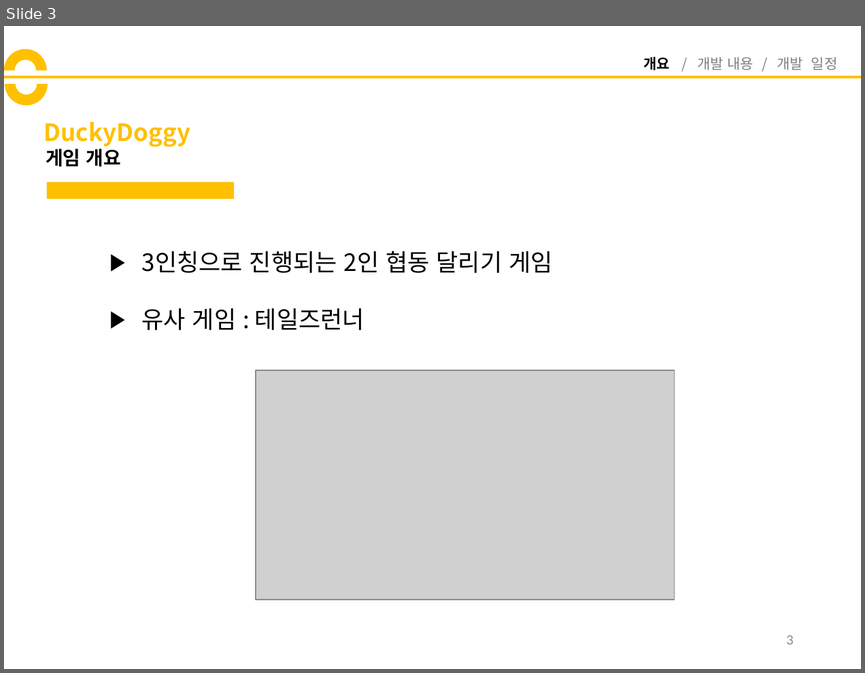
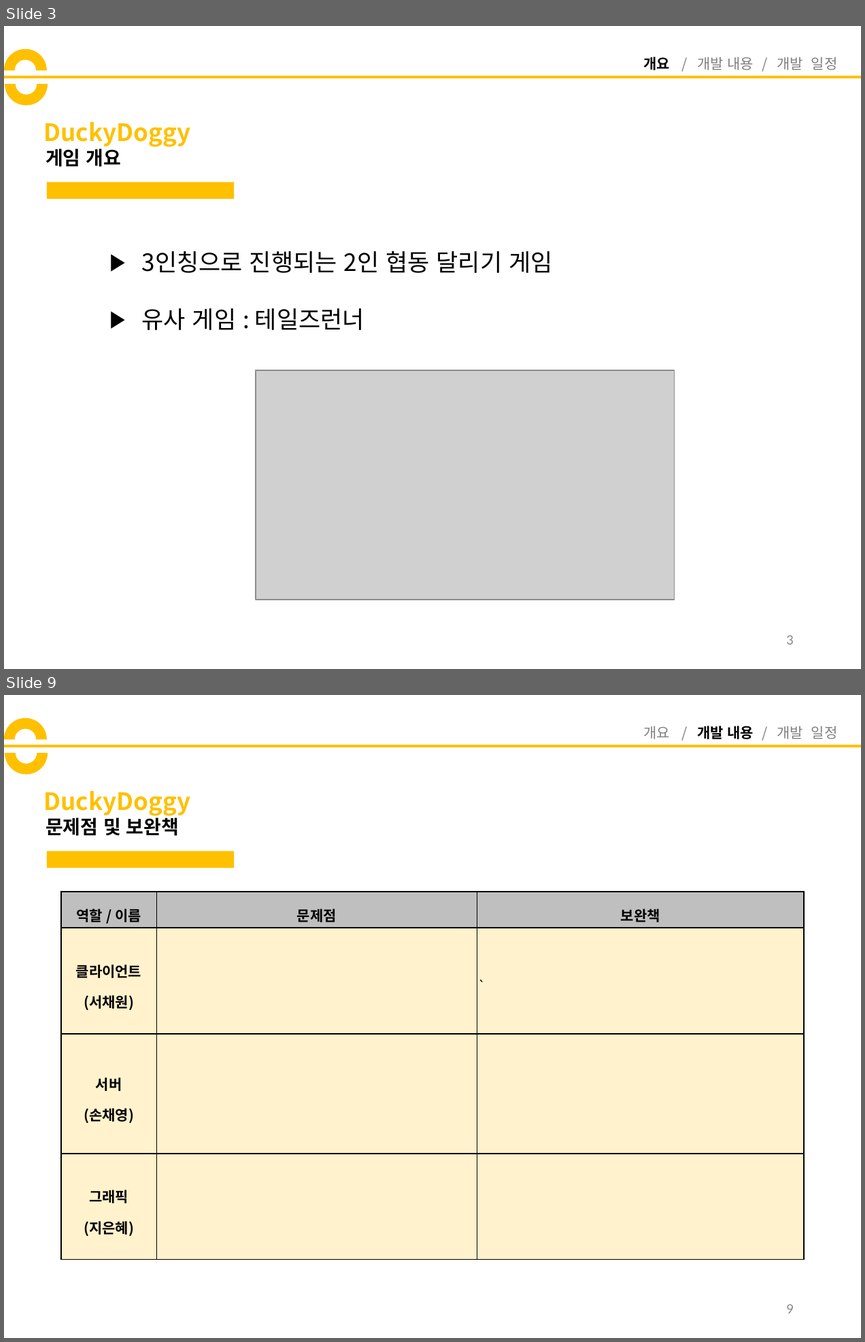
Before and after one commit to codnsj81/HuffAndPuff, a slide deck: 기획 문서/DuckyDoggy_중간발표.pptx. Shown one above the other, each under a label of ours: slide 3 before the commit, slides 3 and 9 after it; the slides between them are not shown. The pictures are 865x673 and 865x1342 pixels, drawn with LibreOffice and Linux fonts; fonts in the diff are those of the drawing; grey boxes stand for pictures. Boxes give left, top, right and bottom in pixels: in the first picture for what was removed or moved away, otherwise in the second. Text is boxed around its words. In the diff, an @@ line names an element or a change of style, - is before the commit and + after.

Commit message:
역할분담, 문제점, 계획 추가해주세요!

```diff
--- a/기획 문서/DuckyDoggy_중간발표.pptx
+++ b/기획 문서/DuckyDoggy_중간발표.pptx
@@ slide 9 added at (4,695,861,1338), background #FFFFFF @@
@@ arch (boxed as its full ring) added at (4,718,47,761), fill #FFC000 @@
@@ arch (boxed as its full ring) added at (5,732,48,775), fill #FFC000 @@
@@ text added at (644,726,838,739), 12 pt, text #808080 @@
+개요 / 개발 내용 / 개발 일정
@@ line added from (4, 745) to (861, 745), #FFC000 2.25 pt @@
@@ title added at (43,791,190,816), 20 pt, text #FFC000, bold @@
+DuckyDoggy
@@ text added at (45,815,179,836), 16 pt, text #000000, bold @@
+문제점 및 보완책
@@ rectangle added at (47,851,235,867), fill #FFC000 @@
@@ table added at (61,892,804,1259), 4 rows, 3 columns @@
+역할 / 이름 | 문제점 | 보완책
+클라이언트 / (서채원) |  | `
+서버 / (손채영) |  | 
+그래픽 / (지은혜) |  | 
@@ page number added at (786,1304,793,1313), 12 pt, text #8C8C8C @@
+9
```
Also in this commit, not shown: 4 slides changed, 7 other slides added.
